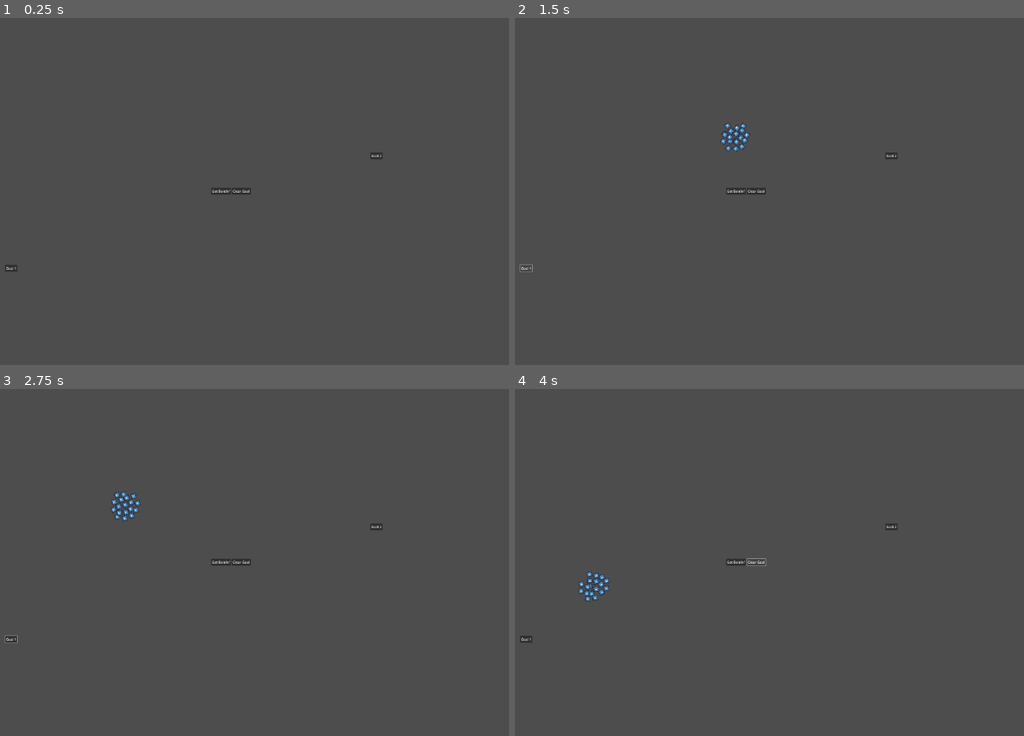
Above: before the commit, frames 1-4 (two rows, left to right).
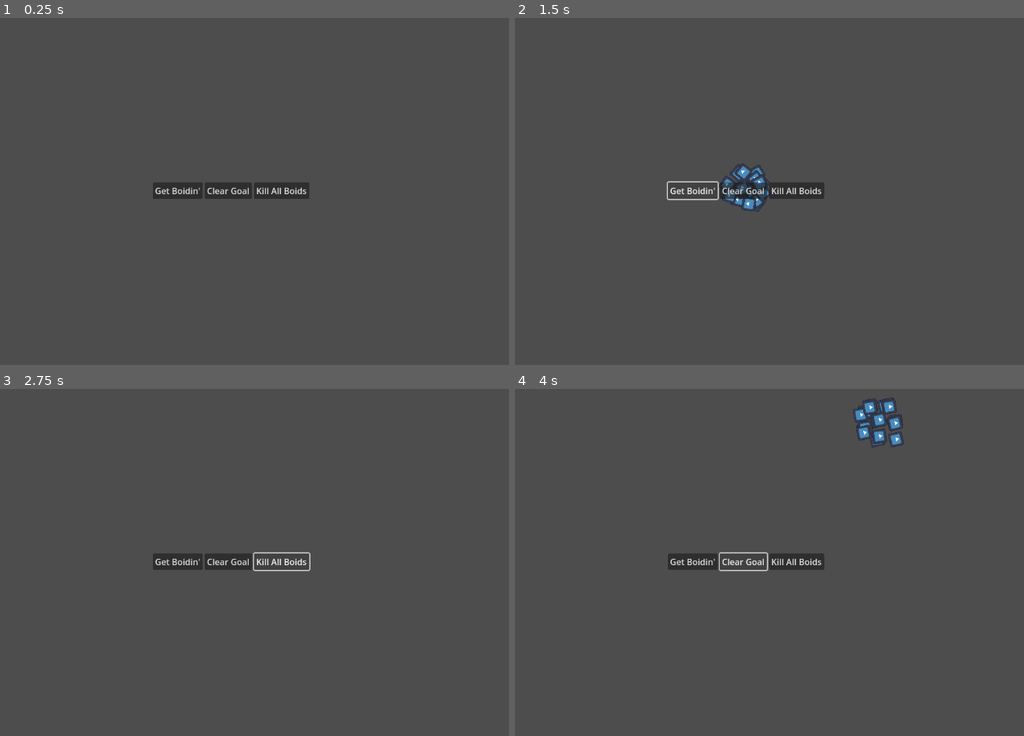
Above: after the commit, the same moments.

Repository: TheMammothManRemastered/unaboidable
Game: Godot game, scene res://first_boid_test.tscn
Same seed, same stepped clock (60 frames per second), same inputs: the game is played once before the commit and once after it. The project has no main scene, so this scene is started directly. The engine's default icon, where the game draws it, is replaced by a stand-in: a white triangle on a blue panel in a dark square.
Inputs (mouse positions are in pixels of both pictures, inside the frame that each line leads up to):
- Up to frame 1 (0.25 s): no input
- Up to frame 2 (1.5 s): click "Get Boidin'" at 0.5 s; click "Goal 1" (after the commit: "Get Boidin'") at 1.25 s
- Up to frame 3 (2.75 s): click (279, 562) at 2 s, where only the run after the commit has a clickable "Kill All Boids"
- Up to frame 4 (4 s): click "Goal 2" (after the commit: "Get Boidin'") at 2.75 s; click "Clear Goal" at 3.5 s

The runs differ from the first frame. In frame 1, 1.3% of the frame differs, in the area x 1-76%, y 38-74%; in frame 2, 1.7%; in frame 3, 1.3%; in frame 4, 2.1%, in the area x 1-77%, y 2-74%.

Commit message:
refining the model further, visual range implemented

Diff:
--- a/first_boid_test.tscn
+++ b/first_boid_test.tscn
@@ -13,7 +13,6 @@
 
 [node name="Camera2D" type="Camera2D" parent="."]
 position = Vector2(-1, 2)
-zoom = Vector2(0.4, 0.4)
 
 [node name="HBoxContainer" type="HBoxContainer" parent="."]
 grow_horizontal = 2
@@ -30,6 +29,10 @@
 [node name="Button2" type="Button" parent="HBoxContainer"]
 layout_mode = 2
 text = "Clear Goal"
+
+[node name="Button3" type="Button" parent="HBoxContainer"]
+layout_mode = 2
+text = "Kill All Boids"
 
 [node name="Goal1" type="Node2D" parent="."]
 position = Vector2(-1053, 345)
--- a/swarm_brain.gd
+++ b/swarm_brain.gd
@@ -1,14 +1,16 @@
 extends Node2D
 class_name SwarmBrain
 
-# parent class for all boids, defines basic behaviour
+# the most basic boid brain, brilliantly defines basic boid behaviour
 @export var coherence_weight: float = 1.0
-@export var separation_weight: float = 3.5
-@export var separation_distance: float = 30.0
+@export var separation_weight: float = 1.0
+@export var separation_radius: float = 30.0
 @export var alignment_weight: float = 1.0
-@export var world_boundary_weight: float = 10.0
+@export var visibility_radius: float = 75.0
+@export var world_boundary_weight: float = 1.0
+@export var goal_weight: float = 1.0
+
 @export var world_box_size: Vector2 = Vector2(1920, 1080)
-@export var goal_weight: float = 15.4
 @export var maximum_speed: float = 400.0
 @export var acceleration: float = 10.0
 
@@ -29,11 +31,7 @@
 		var world_boundary = calculate_world_boundary_vector(i)
 		var goal = calculate_goal_vector(i)
 
-		var resultant = (coherence * coherence_weight
-		+ separation * separation_weight
-		+ alignment * alignment_weight
-		+ world_boundary * world_boundary_weight
-		+ goal * goal_weight)
+		var resultant = (coherence + separation + alignment)
 
 		boids[i].velocity += resultant# * acceleration
 		cap_speed(boids[i])
@@ -73,11 +71,34 @@
 func calculate_local_center_of_mass(index: int) -> Vector2:
 	return (global_center_of_mass - boids[index].global_position) / (boids.size() - 1)
 
-# this calculates the center of mass for the boid swarm and biases each boid towards it
+func calculate_visual_center_of_mass(index: int) -> Dictionary:
+	var out: Vector2 = Vector2.ZERO
+	var n_neighbors: int = 0
+
+	for i in range(0, boids.size()):
+		# skip the boid if it isn't in our sight or if it's too close
+		if (boids[i].global_position.distance_to(boids[index].global_position) > visibility_radius
+		or  boids[i].global_position.distance_to(boids[index].global_position) <= separation_radius):
+			continue
+		out += boids[i].global_position
+		n_neighbors += 1
+
+	return {
+		"point" : out,
+		"count" : n_neighbors
+	}
+
 func calculate_coherence_vector(index: int) -> Vector2:
-	var local_com: Vector2 = calculate_local_center_of_mass(index)
-	# get direction towards the local center of mass
-	return (local_com - boids[index].global_position)
+	var vcomdict = calculate_visual_center_of_mass(index)
+	if vcomdict["count"] == 0:
+		return Vector2.ZERO
+
+	var vcom = vcomdict["point"]
+	var n_neighbors = vcomdict["count"]
+
+	var out = (vcom / float(n_neighbors)) - boids[index].global_position
+
+	return out * coherence_weight
 
 func calculate_separation_vector(index: int) -> Vector2:
 	var out: Vector2 = Vector2.ZERO
@@ -87,23 +108,29 @@
 		if (i == index): # don't consider ourselves
 			continue
 		var other_boid: Boid = boids[i]
-		if (boid.global_position.distance_to(other_boid.global_position) > separation_distance):
+		if (boid.global_position.distance_to(other_boid.global_position) > separation_radius):
 			continue
 		# we are too close to the other boid, move us away from it
-		out = out - (other_boid.global_position - boid.global_position)
+		out += (boid.global_position - other_boid.global_position)
 	# may be zero if no boids are nearby
-	return out
+	return out * separation_weight
 
-# try to match velocity with other boids
 func calculate_alignment_vector(index: int) -> Vector2:
 	var out: Vector2 = Vector2.ZERO
+	var n_neighbors: int = 0
 	for i in range(0, boids.size()):
 		if (i == index):
 			continue
+		if (boids[i].global_position.distance_to(boids[index].global_position) > visibility_radius):
+			continue
 		out += boids[i].velocity
+		n_neighbors += 1
 
-	out /= boids.size() - 1
-	out = (out - boids[index].velocity) / 8.0
+	if (n_neighbors == 0):
+		return Vector2.ZERO
+
+	out /= n_neighbors
+	out = (out - boids[index].velocity) * alignment_weight
 
 	return out
 
